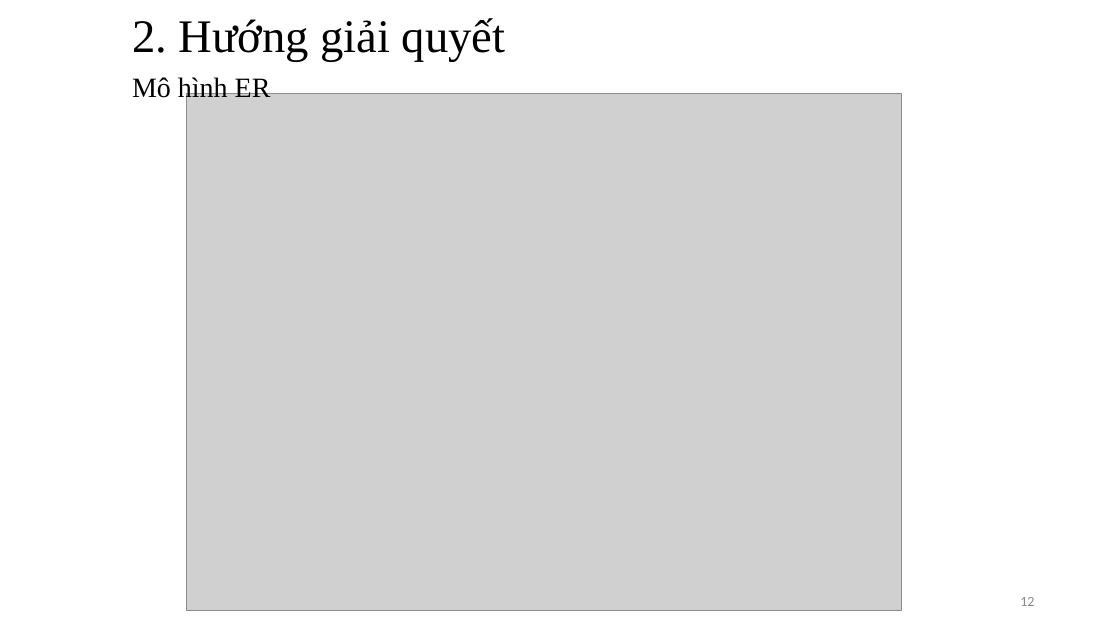
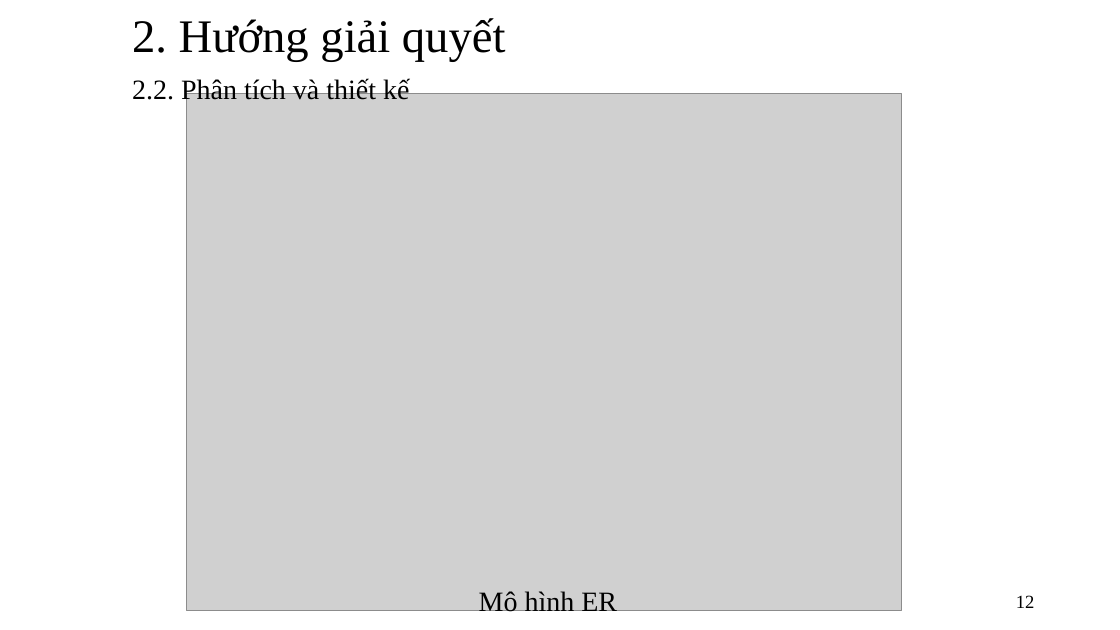
Before and after one commit to trunganhvu/Do_An_Docx, a slide deck: slide 12 of Khóa luận tốt nghiệp .pptx. Drawn at 1120x630 pixels with LibreOffice and Linux fonts; fonts in the diff are those of the drawing; grey boxes stand for pictures. Boxes give left, top, right and bottom in pixels: in the first picture for what was removed or moved away, otherwise in the second. Text is boxed around its words. In the diff, an @@ line names an element or a change of style, - is before the commit and + after.

```diff
--- a/Khóa luận tốt nghiệp .pptx
+++ b/Khóa luận tốt nghiệp .pptx
@@ text added at (x1=132, y1=77, x2=409, y2=104), 24 pt, text #000000 @@
+2.2. Phân tích và thiết kế
@@ text "Mô hình ER" moved from (x1=132, y1=76, x2=271, y2=103) to (x1=479, y1=591, x2=617, y2=617) @@
@@ page number at (x1=1016, y1=595, x2=1035, y2=608): size 12 to 16 pt, font Calibri to Times New Roman, text colour #888888 to #000000 @@
```
Also in this commit, not shown: 11 other slides changed.
